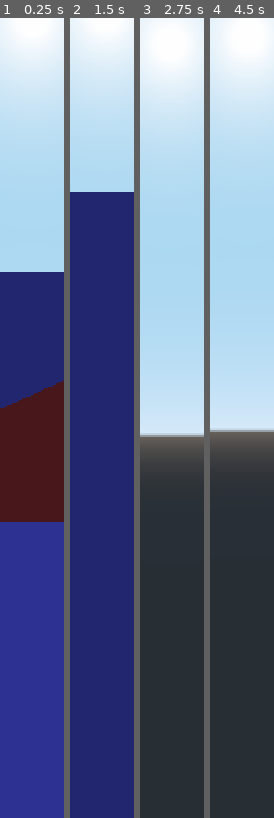
Above: before the commit, frames 1-4 (left to right).
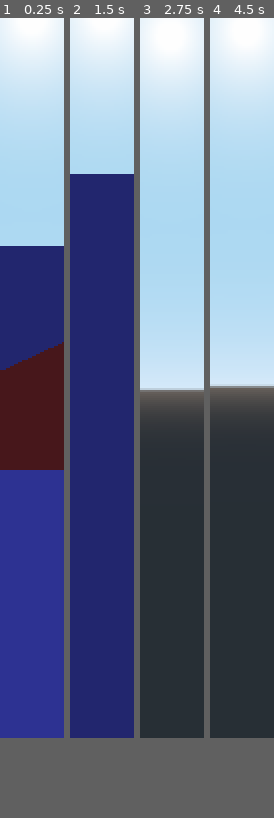
Above: after the commit, the same moments.

Repository: tipx2/RetroFPS
Game: Godot game, scene res://scenes/true_parent/true_parent.tscn
Two runs of this game, one before a commit and one after it. Both use one fixed random seed, a clock stepped at 60 frames per second and the inputs below.
Inputs (mouse positions are in pixels of both pictures, inside the frame that each line leads up to):
- Up to frame 1 (0.25 s): no input
- Up to frame 2 (1.5 s): tap Enter at 0.5 s; move the mouse to (105, 418) at 0.52 s; press the mouse at (105, 418) at 0.53 s; hold W (move_forward) from 0.53 s (still down); tap Space (jump) at 0.77 s; tap 1 (swap_to_pistol) at 0.8, 1.35 s; move the mouse to (98, 418) at 1.27 s; release the mouse at (98, 418) at 1.28 s
- Up to frame 3 (2.75 s): keep holding W (move_forward); tap Space (jump) at 1.52, 2 s; tap 2 (swap_to_shotgun) at 1.55, 2.1 s; move the mouse to (173, 402) at 2.02 s; press the mouse at (173, 402) at 2.03 s
- Up to frame 4 (4.5 s): keep holding W (move_forward); tap Enter at 2.75, 4.25 s; move the mouse to (241, 434) at 2.77 s; release the mouse at (241, 434) at 2.78 s; click (241, 434) at 2.85 s; tap Space (jump) at 3.02, 3.5, 3.77 s; tap 1 (swap_to_pistol) at 3.05, 3.6 s; move the mouse to (246, 426) at 3.52 s; tap 2 (swap_to_shotgun) at 3.8, 4.35 s; move the mouse to (236, 410) at 4.27 s
In our replay, the window is 64x800 before the commit and 64x720 after it. These sizes can differ from the game's own. Grey fills any space a smaller window leaves; there, only what the larger window draws over its background counts as a difference.

The runs differ from the first frame. In frame 1, 15% of the frame differs, in the area x 0-100%, y 28-63%; in frame 2, 2.2%; in frame 3, 8.8%; in frame 4, 8.6%.

Commit message:
added basis for weapon system
added working pistol with pistol projectile and shotgun that can be switched to

Diff:
--- a/project.godot
+++ b/project.godot
@@ -23,16 +23,15 @@
 [debug]
 
 settings/fps/force_fps=60
-settings/stdout/print_fps=true
 
 [display]
 
 window/size/width=0
-window/size/height=480
+window/size/height=360
 window/size/borderless=true
 window/size/fullscreen=true
-window/size/test_width=960
-window/size/test_height=720
+window/size/test_width=720
+window/size/test_height=540
 window/stretch/mode="viewport"
 window/stretch/aspect="keep_height"
 
--- a/scenes/player/player.gd
+++ b/scenes/player/player.gd
@@ -1,4 +1,10 @@
 extends KinematicBody
+
+# weapons
+onready var pistol = get_node("head/pistol")
+onready var shotgun = get_node("head/shotgun")
+
+onready var weapons = get_tree().get_nodes_in_group("weapons")
 
 # aiming
 var mouse_sens = 0.2
@@ -47,6 +53,23 @@
 	direction += -transform.basis.x * (Input.get_action_strength("move_left") - Input.get_action_strength("move_right"))
 	direction += -transform.basis.z * (Input.get_action_strength("move_forward") - Input.get_action_strength("move_backward"))
 
+	# weapon switching
+	if Input.is_action_just_pressed("swap_to_pistol"):
+		switch_to_weapon(pistol)
+	if Input.is_action_just_pressed("swap_to_shotgun"):
+		switch_to_weapon(shotgun)
+
+	# shooting
+	for w in weapons:
+		if w.is_visible():
+			w.shoot()
+
 	direction = direction.normalized()
 	direction += gravity_vec
 	move_and_slide(direction * speed, Vector3.UP)
+
+
+func switch_to_weapon(weapon):
+	for w in weapons:
+		w.visible = false
+	weapon.visible = true
--- a/scenes/player/player.tscn
+++ b/scenes/player/player.tscn
@@ -1,7 +1,8 @@
-[gd_scene load_steps=5 format=2]
+[gd_scene load_steps=6 format=2]
 
 [ext_resource path="res://scenes/player/player.gd" type="Script" id=1]
 [ext_resource path="res://scenes/weapons/pistol/pistol.tscn" type="PackedScene" id=2]
+[ext_resource path="res://scenes/weapons/shotgun/shotgun.tscn" type="PackedScene" id=3]
 
 [sub_resource type="CapsuleShape" id=1]
 height = 2.0
@@ -26,8 +27,16 @@
 near = 0.01
 far = 8192.0
 
-[node name="pistol" parent="head" instance=ExtResource( 2 )]
+[node name="pistol" parent="head" groups=[
+"weapons",
+] instance=ExtResource( 2 )]
 transform = Transform( -4.37114e-08, 0, 1, 0, 1, 0, -1, 0, -4.37114e-08, 0.861, 1.189, -1.832 )
+
+[node name="shotgun" parent="head" groups=[
+"weapons",
+] instance=ExtResource( 3 )]
+transform = Transform( 1, 0, 0, 0, 1, 0, 0, 0, 1, 0.855, 1.19, -1.698 )
+visible = false
 
 [node name="GroundCheck" type="RayCast" parent="."]
 transform = Transform( 1, 0, 0, 0, 1, 0, 0, 0, 1, 0, -1, 0 )
--- /dev/null
+++ b/scenes/weapon_projectiles/pistol_projectile/pistol_projectile.gd
@@ -0,0 +1,19 @@
+extends KinematicBody
+
+var direction
+var proj_speed = 5
+onready var death_timer = get_node("death_timer")
+
+var collision_info
+
+func _ready():
+	set_as_toplevel(true)
+	death_timer.start()
+
+func _physics_process(delta):
+	collision_info = move_and_collide(direction * proj_speed)
+	if collision_info:
+		queue_free()
+
+func _on_death_timer_timeout():
+	queue_free()
--- /dev/null
+++ b/scenes/weapon_projectiles/pistol_projectile/pistol_projectile.tscn
@@ -0,0 +1,25 @@
+[gd_scene load_steps=4 format=2]
+
+[ext_resource path="res://scenes/weapon_projectiles/pistol_projectile/pistol_projectile.gd" type="Script" id=1]
+
+[sub_resource type="SphereMesh" id=1]
+radius = 0.1
+height = 0.2
+
+[sub_resource type="SphereShape" id=2]
+radius = 0.1
+
+[node name="pistol_projectile" type="KinematicBody"]
+script = ExtResource( 1 )
+
+[node name="MeshInstance" type="MeshInstance" parent="."]
+mesh = SubResource( 1 )
+material/0 = null
+
+[node name="CollisionShape" type="CollisionShape" parent="."]
+shape = SubResource( 2 )
+
+[node name="death_timer" type="Timer" parent="."]
+wait_time = 0.5
+autostart = true
+[connection signal="timeout" from="death_timer" to="." method="_on_death_timer_timeout"]
--- /dev/null
+++ b/scenes/weapons/pistol/pistol.gd
@@ -0,0 +1,14 @@
+extends Spatial
+
+const PISTOL_PROJECTILE = preload("res://scenes/weapon_projectiles/pistol_projectile/pistol_projectile.tscn")
+var pistol_instance
+
+onready var muzzle = get_node("muzzle")
+onready var animation_player = get_node("AnimationPlayer")
+
+func shoot():
+	if Input.is_action_pressed("shoot") and !animation_player.is_playing():
+		animation_player.play("shoot")
+		pistol_instance = PISTOL_PROJECTILE.instance()
+		pistol_instance.direction = muzzle.global_transform.basis.x
+		muzzle.add_child(pistol_instance)
--- a/scenes/weapons/pistol/pistol.tscn
+++ b/scenes/weapons/pistol/pistol.tscn
@@ -1,4 +1,6 @@
-[gd_scene load_steps=3 format=2]
+[gd_scene load_steps=6 format=2]
+
+[ext_resource path="res://scenes/weapons/pistol/pistol.gd" type="Script" id=1]
 
 [sub_resource type="CubeMesh" id=1]
 size = Vector3( 1.491, 0.226, 0.222 )
@@ -8,12 +10,41 @@
 metallic = 0.91
 roughness = 0.24
 
+[sub_resource type="CubeMesh" id=4]
+size = Vector3( 0.455, 0.226, 0.222 )
+
+[sub_resource type="Animation" id=3]
+resource_name = "shoot"
+length = 0.5
+step = 0.01
+tracks/0/type = "value"
+tracks/0/path = NodePath("MeshInstance:rotation_degrees")
+tracks/0/interp = 1
+tracks/0/loop_wrap = true
+tracks/0/imported = false
+tracks/0/enabled = true
+tracks/0/keys = {
+"times": PoolRealArray( 0, 0.02, 0.5 ),
+"transitions": PoolRealArray( 1, 1, 1 ),
+"update": 0,
+"values": [ Vector3( 0, 0, 0 ), Vector3( 0, 0, 5 ), Vector3( 0, 0, 0 ) ]
+}
+
 [node name="pistol" type="Spatial"]
 transform = Transform( -4.37114e-08, 0, 1, 0, 1, 0, -1, 0, -4.37114e-08, 0, 0, 0 )
+script = ExtResource( 1 )
 
 [node name="MeshInstance" type="MeshInstance" parent="."]
 mesh = SubResource( 1 )
 material/0 = SubResource( 2 )
 
+[node name="MeshInstance2" type="MeshInstance" parent="."]
+transform = Transform( 0.591732, -0.806135, -1.7846e-08, 0.806135, 0.591732, 3.52373e-08, -1.7846e-08, -3.52373e-08, 1, -0.492948, -0.194134, -2.15474e-08 )
+mesh = SubResource( 4 )
+material/0 = SubResource( 2 )
+
 [node name="muzzle" type="Position3D" parent="."]
 transform = Transform( 1, 0, 0, 0, 1, 0, 0, 0, 1, 0.763172, 0, 3.33593e-08 )
+
+[node name="AnimationPlayer" type="AnimationPlayer" parent="."]
+anims/shoot = SubResource( 3 )
--- /dev/null
+++ b/scenes/weapons/shotgun/shotgun.gd
@@ -0,0 +1,5 @@
+extends Spatial
+
+func shoot():
+	if Input.is_action_just_pressed("shoot"):
+		print("shotgun_shot")
--- /dev/null
+++ b/scenes/weapons/shotgun/shotgun.tscn
@@ -0,0 +1,21 @@
+[gd_scene load_steps=4 format=2]
+
+[ext_resource path="res://scenes/weapons/shotgun/shotgun.gd" type="Script" id=1]
+
+[sub_resource type="CubeMesh" id=1]
+size = Vector3( 0.184, 0.276, 1.226 )
+
+[sub_resource type="SpatialMaterial" id=2]
+albedo_color = Color( 0.823529, 0.113725, 0.113725, 1 )
+metallic = 0.95
+roughness = 0.12
+
+[node name="shotgun" type="Spatial"]
+script = ExtResource( 1 )
+
+[node name="MeshInstance" type="MeshInstance" parent="."]
+mesh = SubResource( 1 )
+material/0 = SubResource( 2 )
+
+[node name="muzzle" type="Position3D" parent="."]
+transform = Transform( 1, 0, 0, 0, 1, 0, 0, 0, 1, 0, 0, -0.64256 )
